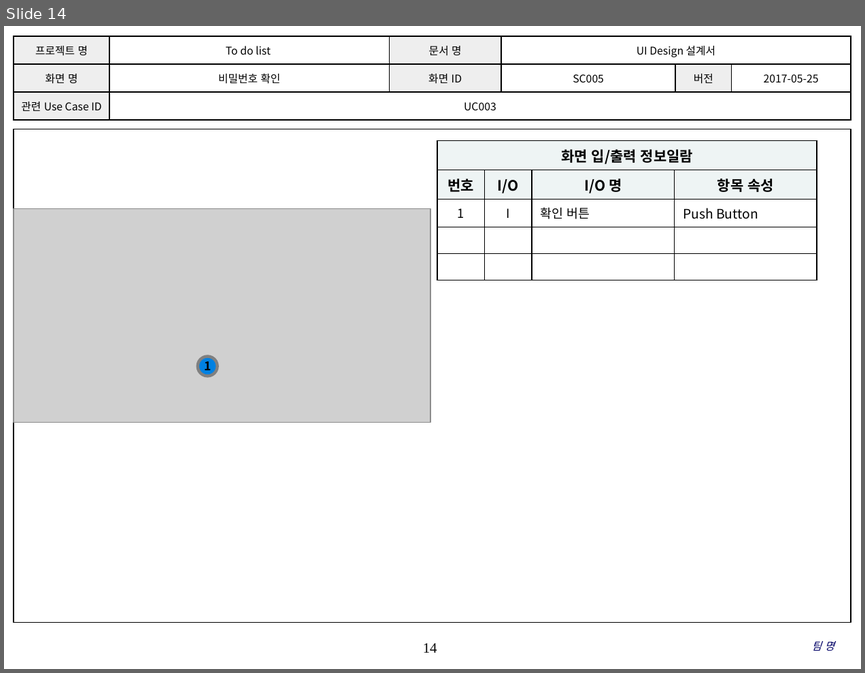
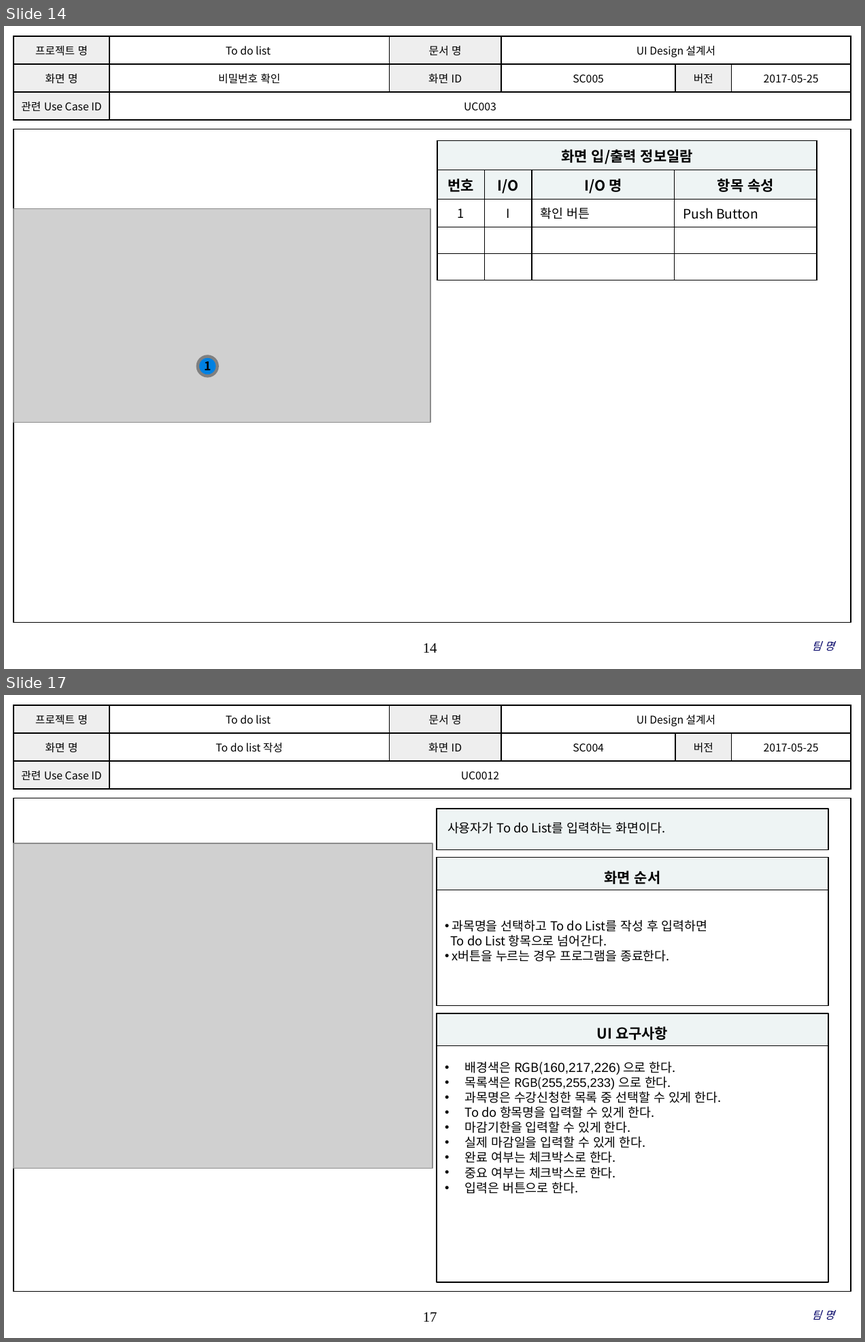
Before and after one commit to SE-admin/SE2017_6_blossom, a slide deck: doc/3_ 설계서/UI Design_6_blossom.pptx. Shown one above the other, each under a label of ours: slide 14 before the commit, slides 14 and 17 after it; the slides between them are not shown. The pictures are 865x673 and 865x1342 pixels, drawn with LibreOffice and Linux fonts; fonts in the diff are those of the drawing; grey boxes stand for pictures; background and template pictures are left out. Boxes give left, top, right and bottom in pixels: in the first picture for what was removed or moved away, otherwise in the second. Text is boxed around its words. In the diff, an @@ line names an element or a change of style, - is before the commit and + after.

Commit message:
2017 – 05 – 26 Ver 1.1.4. To do list 작성 신준섭

```diff
--- a/doc/3_ 설계서/UI Design_6_blossom.pptx
+++ b/doc/3_ 설계서/UI Design_6_blossom.pptx
@@ slide 17 added at [4, 695, 861, 1338], background #FFFFFF; not listed: 2 template elements that a slide beside it also shows @@
@@ table added at [14, 705, 850, 790], 3 rows, 6 columns @@
+프로젝트 명 | To do list | 문서 명 | UI Design 설계서 |  | 
+화면 명 | To do list 작성 | 화면 ID | SC004 | 버전 | 2017-05-25
+관련 Use Case ID | UC0012 |  |  |  | 
@@ rectangle added at [436, 808, 829, 849], fill #EEF4F4, outline #000000 1 pt, 10.5 pt, text #000000 @@
+사용자가 To do List를 입력하는 화면이다.
@@ picture added at [14, 843, 432, 1168] @@
@@ rectangle added at [436, 857, 829, 889], fill #EEF4F4, outline #000000 1 pt, 12 pt, text #000000, bold @@
+화면 순서
@@ rectangle added at [436, 889, 829, 1005], fill #FFFFFF, outline #000000 1 pt, 10.5 pt, text #000000 @@
+• 과목명을 선택하고 To do List를 작성 후 입력하면
+To do List 항목으로 넘어간다.
+• x버튼을 누르는 경우 프로그램을 종료한다.
@@ rectangle added at [436, 1013, 829, 1045], fill #EEF4F4, outline #000000 1 pt, 12 pt, text #000000, bold @@
+UI 요구사항
@@ rectangle added at [436, 1045, 829, 1282], fill #FFFFFF, outline #000000 1 pt, 10.5 pt, text #000000 @@
+• 배경색은 RGB(160,217,226) 으로 한다.
+• 목록색은 RGB(255,255,233) 으로 한다.
+• 과목명은 수강신청한 목록 중 선택할 수 있게 한다.
+• To do 항목명을 입력할 수 있게 한다.
+• 마감기한을 입력할 수 있게 한다.
+• 실제 마감일을 입력할 수 있게 한다.
+• 완료 여부는 체크박스로 한다.
+• 중요 여부는 체크박스로 한다.
+• 입력은 버튼으로 한다.
@@ text added at [811, 1310, 834, 1320], 9 pt, text #000066, italic @@
+팀 명
```
Also in this commit, not shown: 1 slide changed, 3 other slides added.
